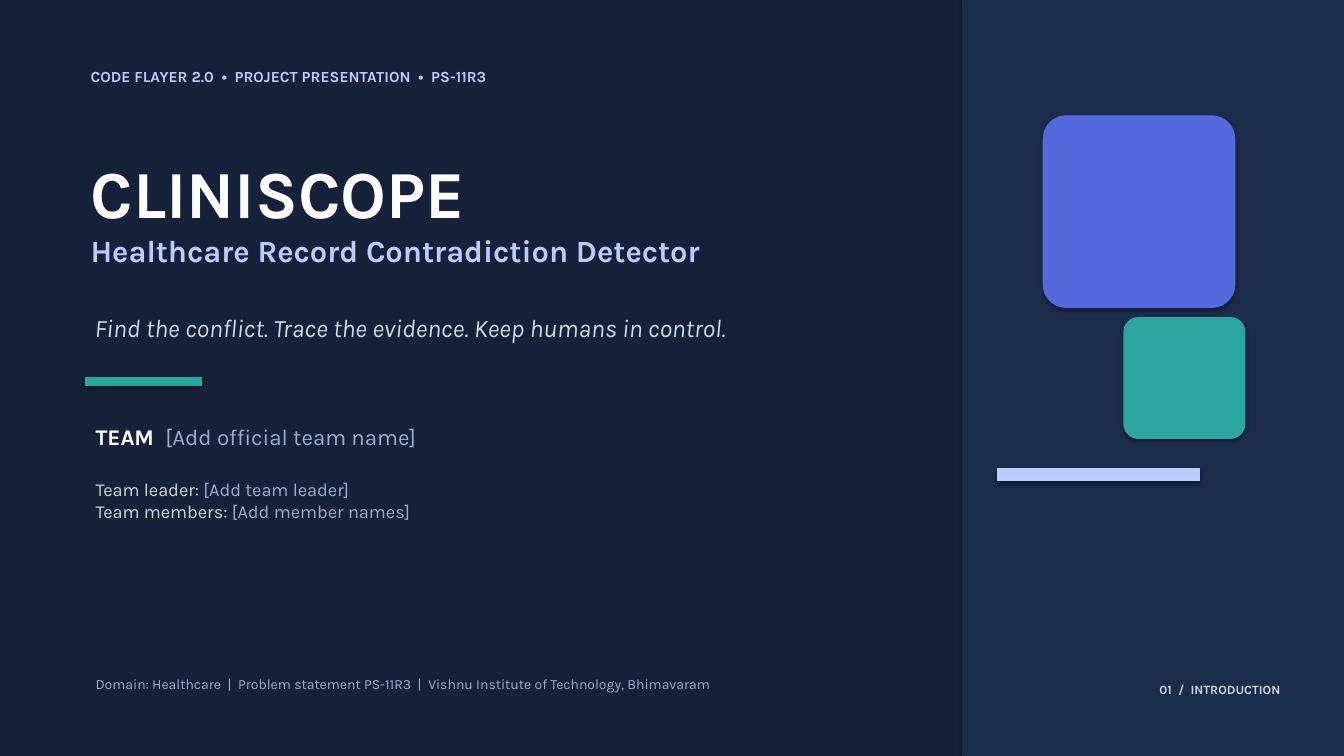
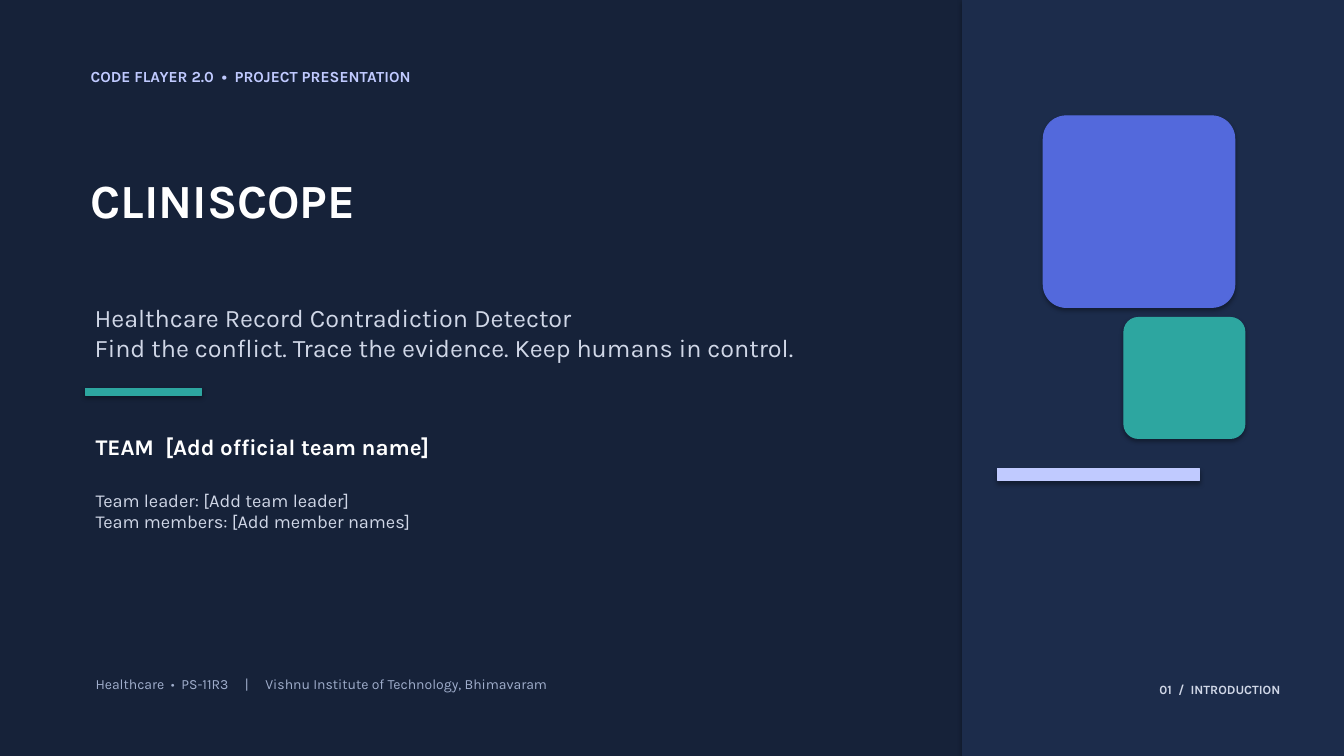
Before and after one commit to anirudhleetcode-max/cliniscope-healthcare-contradiction-detector, a slide deck: slide 1 of presentation/CLINISCOPE_PS11R3_Hackathon_Presentation.pptx. Drawn at 1344x756 pixels with LibreOffice and Linux fonts; fonts in the diff are those of the drawing. Boxes give left, top, right and bottom in pixels: in the first picture for what was removed or moved away, otherwise in the second. Text is boxed around its words. In the diff, an @@ line names an element or a change of style, - is before the commit and + after.

```diff
--- a/presentation/CLINISCOPE_PS11R3_Hackathon_Presentation.pptx
+++ b/presentation/CLINISCOPE_PS11R3_Hackathon_Presentation.pptx
@@ text at (91,72,411,82): text changed @@
-CODE FLAYER 2.0 • PROJECT PRESENTATION • PS-11R3
+CODE FLAYER 2.0 • PROJECT PRESENTATION
@@ text "CLINISCOPE": place and size @@
-text "CLINISCOPE" at (91,173,700,263)
+text "CLINISCOPE" at (91,186,356,219)
@@ text "CLINISCOPE" at (91,186,356,219): size 48 to 34 pt @@
@@ text at (91,240,700,263): paragraph removed @@
-Healthcare Record Contradiction Detector
@@ text "Healthcare Record Contradiction Detector": place and size @@
-text "Healthcare Record Contradiction Detector" at (95,319,726,343)
+text "Healthcare Record Contradiction Detector" at (95,309,793,363)
@@ text at (95,309,571,328): paragraph added @@
+Healthcare Record Contradiction Detector
@@ text at (95,339,793,363): italic off in "Find the conflict. Trace the evidence. Keep ..." @@
@@ 2 texts, 1 rectangle: place and size @@
-2 texts, 1 rectangle at (86,378,415,520)
+2 texts, 1 rectangle at (86,388,430,530)
@@ text "TEAM [Add official team name]" at (96,437,430,458): text colour #A0AECC to #FFFFFF, bold on in "[Add official team name]" @@
@@ text "Team leader: [Add team leader]" at (96,493,410,530): text colour #A0AECC to #D0D7E7 in "[Add team leader]", "[Add member names]" @@
@@ text at (96,679,547,693): text changed @@
-Domain: Healthcare | Problem statement PS-11R3 | Vishnu Institute of Technology, Bhimavaram
+Healthcare • PS-11R3 | Vishnu Institute of Technology, Bhimavaram
```
Also in this commit, not shown: 7 other slides changed, 3 other files.
